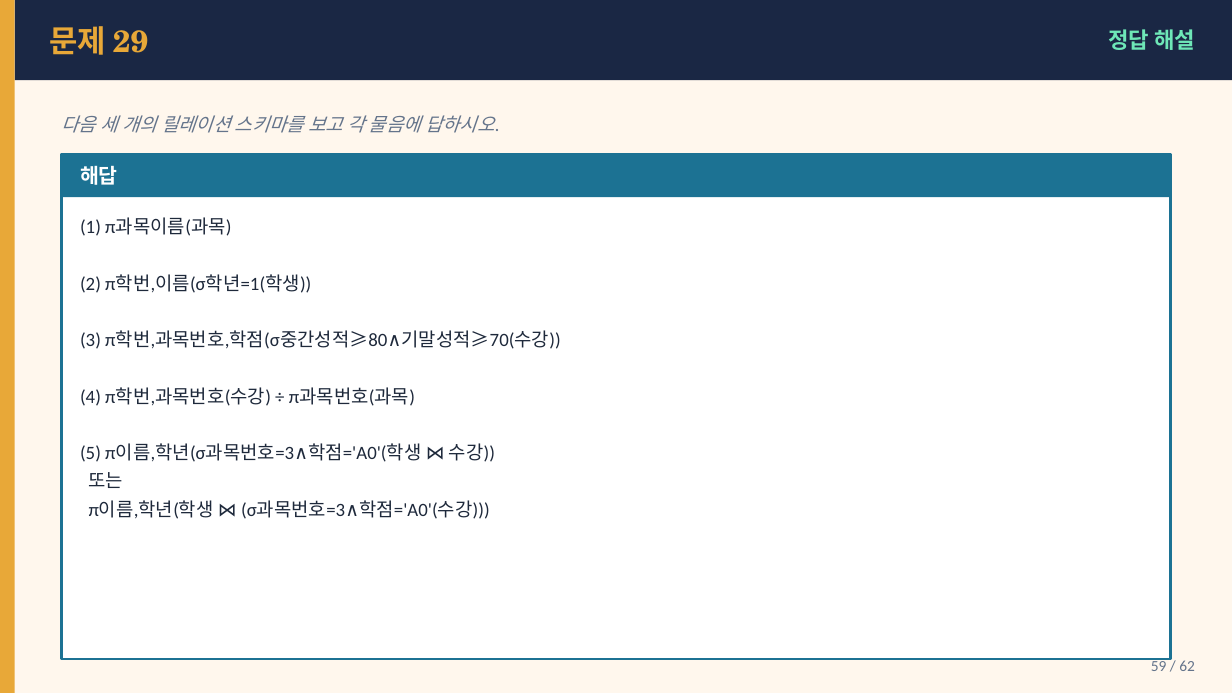
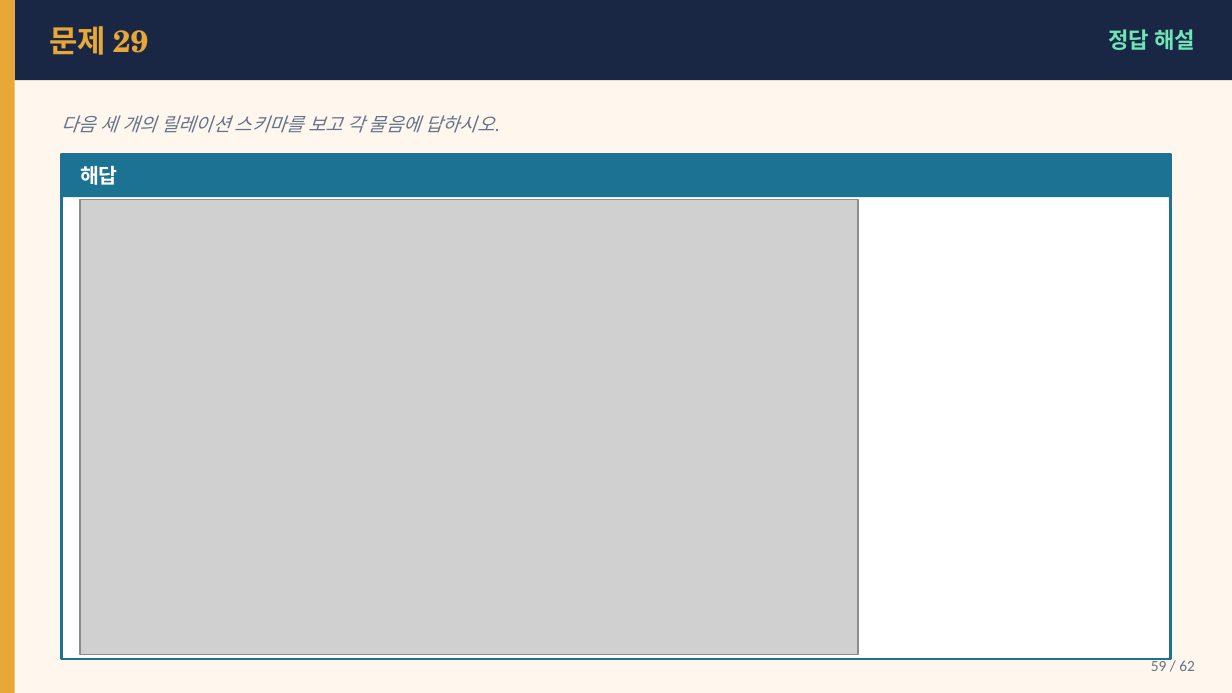
Before and after one commit to Sangdon-Park/Sangdon-Park.github.io, a slide deck: slide 59 of data/DB시스템/6장_연습문제_문제_정답.pptx. Drawn at 1232x693 pixels with LibreOffice and Linux fonts; fonts in the diff are those of the drawing; grey boxes stand for pictures. Boxes give left, top, right and bottom in pixels: in the first picture for what was removed or moved away, otherwise in the second. Text is boxed around its words. In the diff, an @@ line names an element or a change of style, - is before the commit and + after.

```diff
--- a/data/DB시스템/6장_연습문제_문제_정답.pptx
+++ b/data/DB시스템/6장_연습문제_문제_정답.pptx
@@ picture added at (80, 200, 857, 654) @@
@@ text removed at (80, 218, 561, 519) @@
-(1) π과목이름(과목)
-(2) π학번,이름(σ학년=1(학생))
-(3) π학번,과목번호,학점(σ중간성적≥80∧기말성적≥70(수강))
-(4) π학번,과목번호(수강) ÷ π과목번호(과목)
-(5) π이름,학년(σ과목번호=3∧학점='A0'(학생 ⋈ 수강))
-또는
-π이름,학년(학생 ⋈ (σ과목번호=3∧학점='A0'(수강)))
```
Also in this commit, not shown: 9 other slides changed, 3 slides added, 4 other files.
